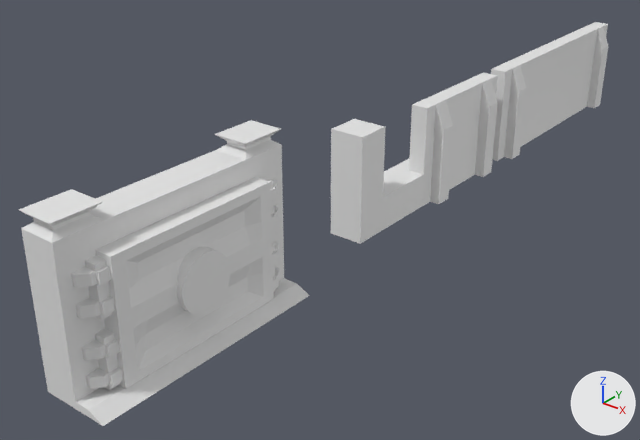
Two versions of the Blender file Jacob Blender/Jacob_Envirronment.blend, one commit apart.
The view is the same before and after, from a 50 mm camera at (25.5, -40.1, 21.7) aimed at (-2.3, -5.3, 0.2). Arrows for +X, +Y and +Z are at lower right; the lights stay in place.

The first picture shows 'Cube.001', 'Door Frame Type 3', 'Door Lock 1', 'Door Lock 3', 'Door.001', 'Level_2_Wall_Default_4x3x1', 'Level_2_Wall_Default_8x3x1'.
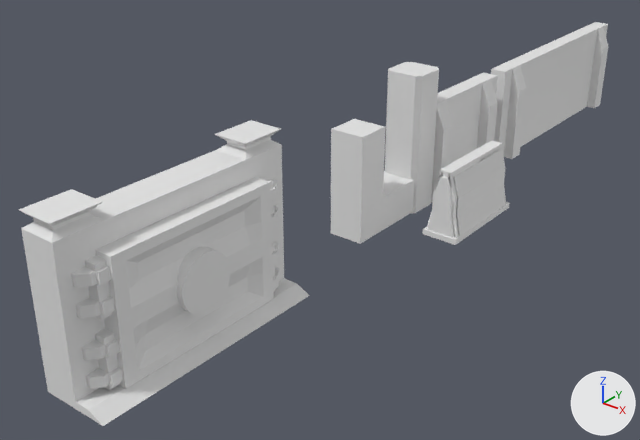
Boxes [x1, y1, x2, y2] around the edits, measured in the pictures (640 x 440 px):
'Level_2_Pillar', shown: after [385, 62, 439, 214]
'TrainCart SidePanel', shown: after [454, 150, 505, 236]
'TrainCart Frame', shown: after [423, 140, 510, 245]
'TrainCart Panel', shown: after [427, 176, 454, 238]
'TrainCart SidePanel.001', shown: after [453, 177, 457, 195]

The change, as a diff of the scene's bpy script:
```diff
--- a/Jacob Blender/Jacob_Envirronment.blend.py
+++ b/Jacob Blender/Jacob_Envirronment.blend.py
@@ ob_level_2_pillar @@
 ob_level_2_pillar.location = (0.0, 0.0, 0.0)
-ob_level_2_pillar.hide_set(True)
@@ ob_traincart_sidepanel @@
 ob_traincart_sidepanel.rotation_euler = (0.0, 0.0, -1.571)  # degrees (0, 0, -90)
-ob_traincart_sidepanel.hide_set(True)
@@ ob_traincart_panel @@
 ob_traincart_panel.rotation_euler = (0.0, 0.0, -1.571)  # degrees (0, 0, -90)
-ob_traincart_panel.hide_set(True)
@@ ob_traincart_frame @@
 ob_traincart_frame.location = (4.0, 0.0, 0.0)
-ob_traincart_frame.hide_set(True)
@@ ob_traincart_sidepanel_001 @@
 ob_traincart_sidepanel_001.rotation_euler = (0.0, 0.0, -1.571)  # degrees (0, 0, -90)
-ob_traincart_sidepanel_001.hide_set(True)
```
